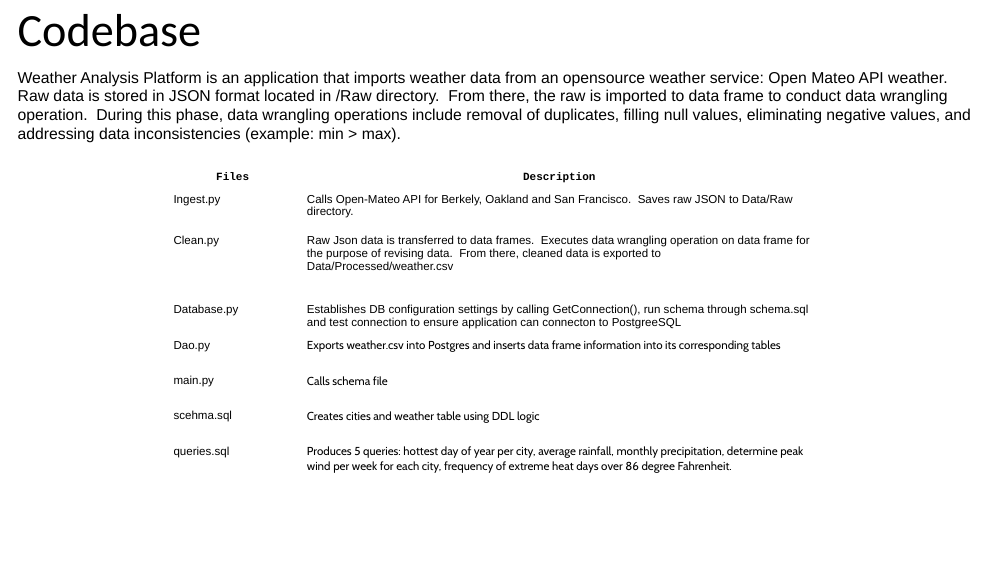
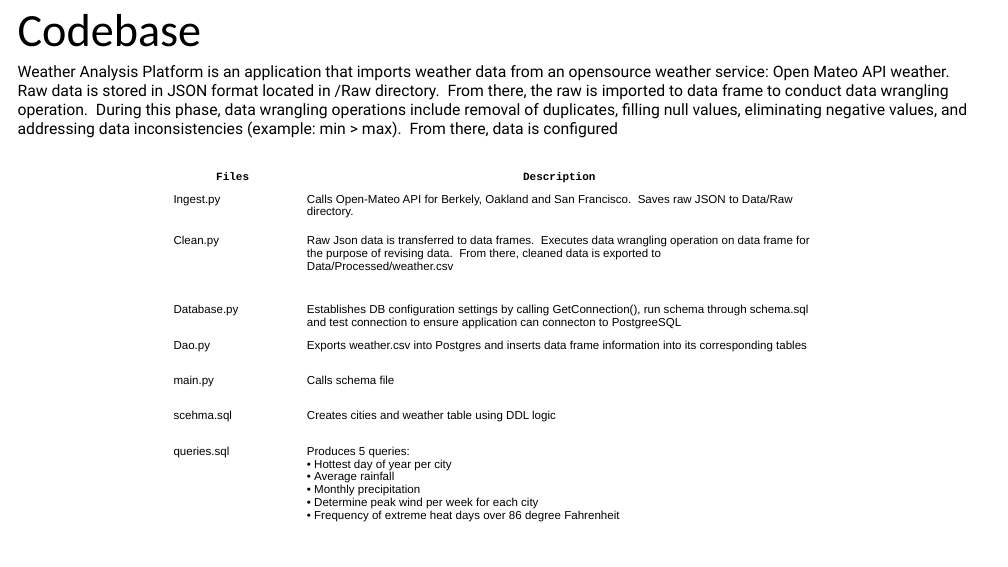
Before and after one commit to kdrewes/Weather-Analysis-Project, a slide deck: slide 3 of Weather Analytics Platform.pptx. Drawn at 1008x567 pixels with LibreOffice and Linux fonts; fonts in the diff are those of the drawing; background and template pictures are left out. Boxes give left, top, right and bottom in pixels: in the first picture for what was removed or moved away, otherwise in the second. Text is boxed around its words. In the diff, an @@ line names an element or a change of style, - is before the commit and + after.

```diff
--- a/Weather Analytics Platform.pptx
+++ b/Weather Analytics Platform.pptx
@@ text at [18,65,967,138]: text changed; font Arial to Roboto @@
-Weather Analysis Platform is an application that imports weather data from an opensource weather service: Open Mateo API weather. Raw data is stored in JSON format located in /Raw directory. From there, the raw is imported to data frame to conduct data wrangling operation. During this phase, data wrangling operations include removal of duplicates, filling null values, eliminating negative values, and addressing data inconsistencies (example: min > max).
+Weather Analysis Platform is an application that imports weather data from an opensource weather service: Open Mateo API weather. Raw data is stored in JSON format located in /Raw directory. From there, the raw is imported to data frame to conduct data wrangling operation. During this phase, data wrangling operations include removal of duplicates, filling null values, eliminating negative values, and addressing data inconsistencies (example: min > max). From there, data is configured
@@ table at [166,168,820,532] @@
-row 8, column 2: Produces 5 queries: hottest day of year per city, average rainfall, monthly precipitation, determine peak wind per week for each city, frequency of extreme heat days over 86 degree Fahrenheit.
+row 8, column 2: Produces 5 queries: / • Hottest day of year per city / • Average rainfall / • Monthly precipitation / • Determine peak wind per week for each city / • Frequency of extreme heat days over 86 degree Fahrenheit
@@ fill none to #FFFFFF at 41% opacity in row 1 @@
@@ fill #FFFFFF at 25% opacity to #FFFFFF at 54% opacity in 10 cells @@
@@ fill #FFFFFF at 26% opacity to #FFFFFF at 54% opacity in 4 cells @@
@@ font Cabin to Arial in "Exports weather.csv into Postgres and inserts data ...", "Calls schema file", "Creates cities and weather table using DDL ..." @@
```
Also in this commit, not shown: 3 other slides changed, 1 other file.
